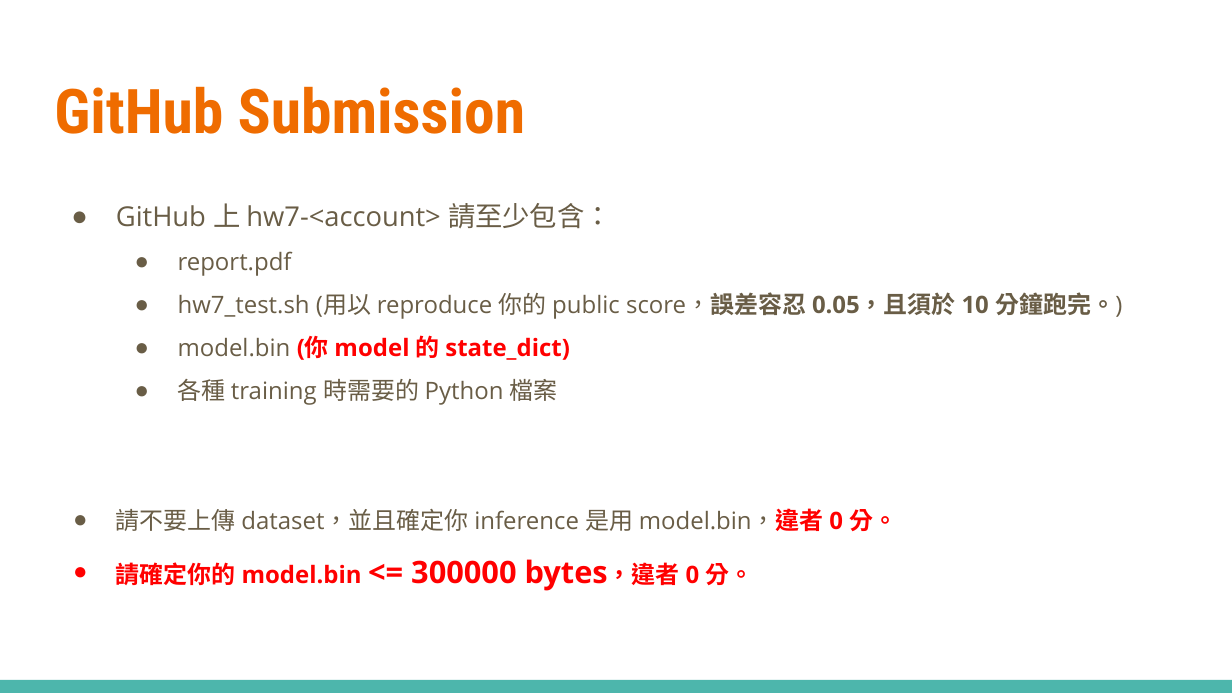
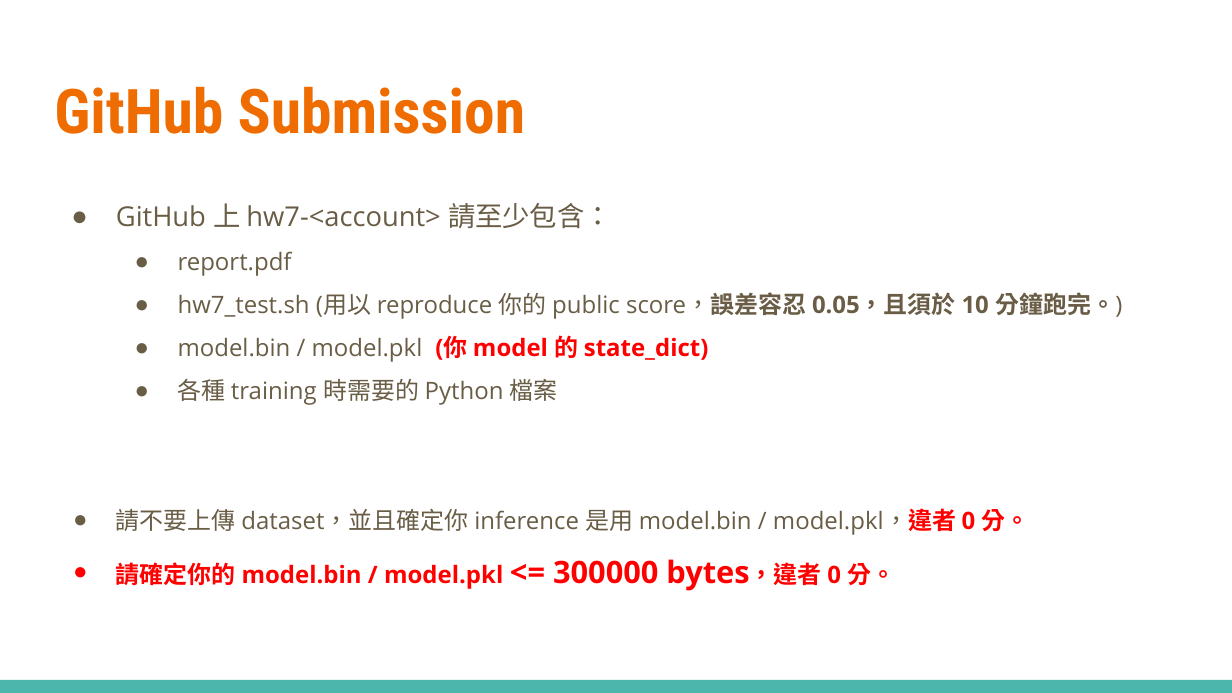
Before and after one commit to KDL-in/NextStepOfMachineLearning, a slide deck: slide 15 of week8/hw7_slides.pptx. Drawn at 1232x693 pixels with LibreOffice and Linux fonts; fonts in the diff are those of the drawing. Boxes give left, top, right and bottom in pixels: in the first picture for what was removed or moved away, otherwise in the second. Text is boxed around its words. In the diff, an @@ line names an element or a change of style, - is before the commit and + after.

```diff
--- a/week8/hw7_slides.pptx
+++ b/week8/hw7_slides.pptx
@@ text at [178,335,709,362]: text changed; text colour #FF0000 to #695D46; bold off @@
-● model.bin (你 model 的 state_dict)
+● model.bin / model.pkl (你 model 的 state_dict)
@@ text at [116,508,1030,591]: text changed @@
-● 請不要上傳 dataset，並且確定你 inference 是用 model.bin，違者 0 分。
-● 請確定你的 model.bin <= 300000 bytes，違者 0 分。
+● 請不要上傳 dataset，並且確定你 inference 是用 model.bin / model.pkl，違者 0 分。
+● 請確定你的 model.bin / model.pkl <= 300000 bytes，違者 0 分。
```
Also in this commit, not shown: 28 other files.
